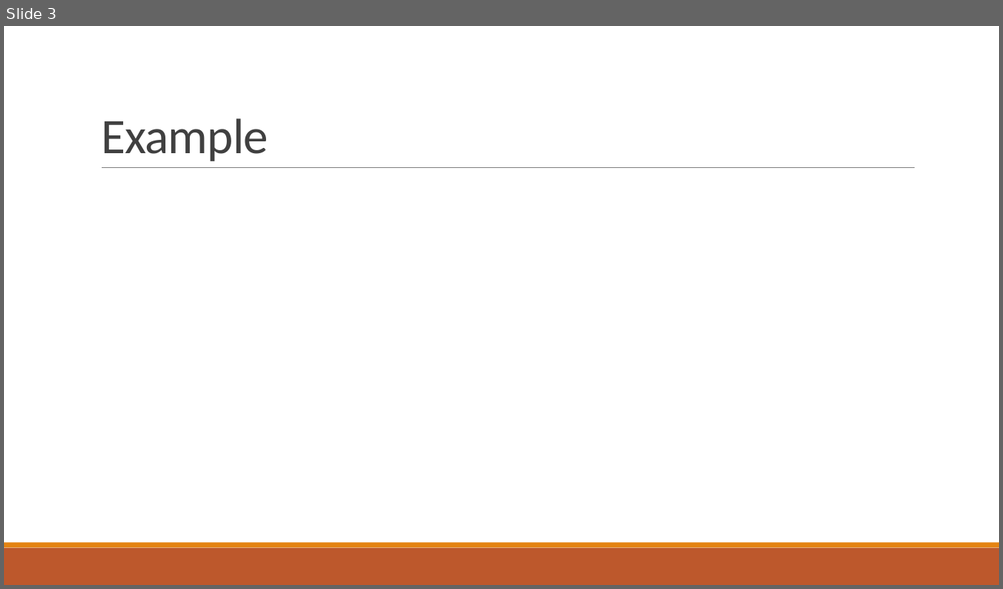
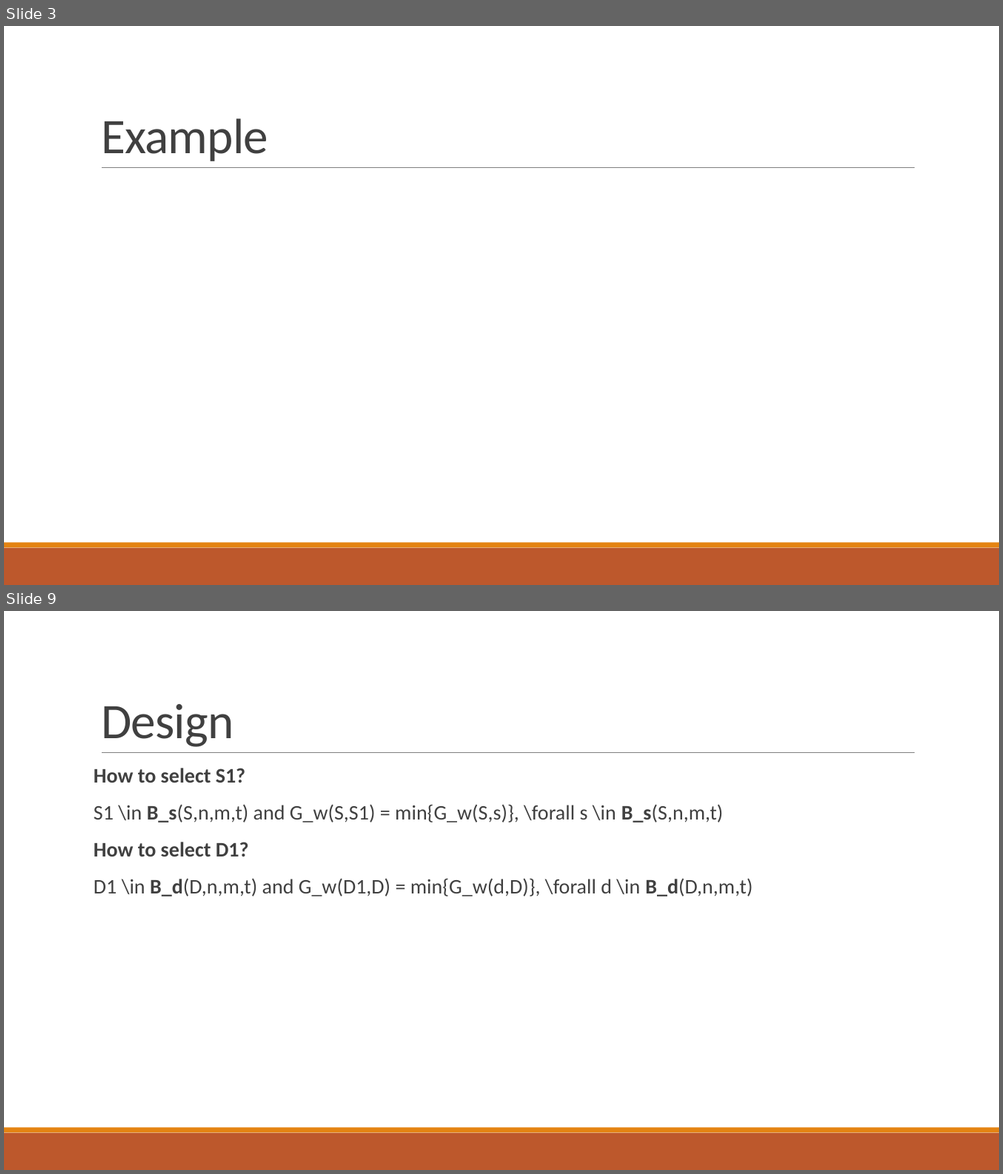
Before and after one commit to nqdao/PHAST, a slide deck: SAVI - Design Camp 2015.pptx. Shown one above the other, each under a label of ours: slide 3 before the commit, slides 3 and 9 after it; the slides between them are not shown. The pictures are 1003x589 and 1003x1174 pixels, drawn with LibreOffice and Linux fonts; fonts in the diff are those of the drawing. Boxes give left, top, right and bottom in pixels: in the first picture for what was removed or moved away, otherwise in the second. Text is boxed around its words. In the diff, an @@ line names an element or a change of style, - is before the commit and + after.

Commit message:
Update Design and Milestones

```diff
--- a/SAVI - Design Camp 2015.pptx
+++ b/SAVI - Design Camp 2015.pptx
@@ slide 9 added at (4,611,999,1170), background #FFFFFF; not listed: 3 template elements that a slide beside it also shows @@
@@ title added at (101,704,234,747), 48 pt, text #404040 @@
+Design
@@ text added at (94,768,752,897), 20 pt, text #404040 @@
+How to select S1?
+S1 \in B_s(S,n,m,t) and G_w(S,S1) = min{G_w(S,s)}, \forall s \in B_s(S,n,m,t)
+How to select D1?
+D1 \in B_d(D,n,m,t) and G_w(D1,D) = min{G_w(d,D)}, \forall d \in B_d(D,n,m,t)
```
Also in this commit, not shown: 2 slides changed, 6 other slides added, 1 slide removed.
